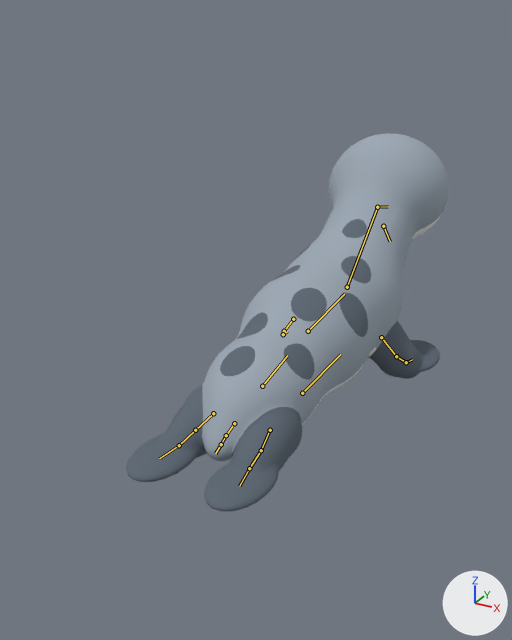
One commit to the glTF model art_sources/own/harbor_seal_LOD0.glb: the scene before it, then after it.
Rendered twice from a 50 mm camera at (0.663, -1.443, 0.901) aimed at (-0.075, -0.102, 0.23). Lighting does not change. The marker at lower right points along +X, +Y and +Z. The older version comes first. Both versions are drawn at frame 5 of the action 'attack'; the numbers are the values there. The bones that change, and the others that lie on the model, are drawn over the model as lines.

In view in the first picture: 'harbor_seal'.
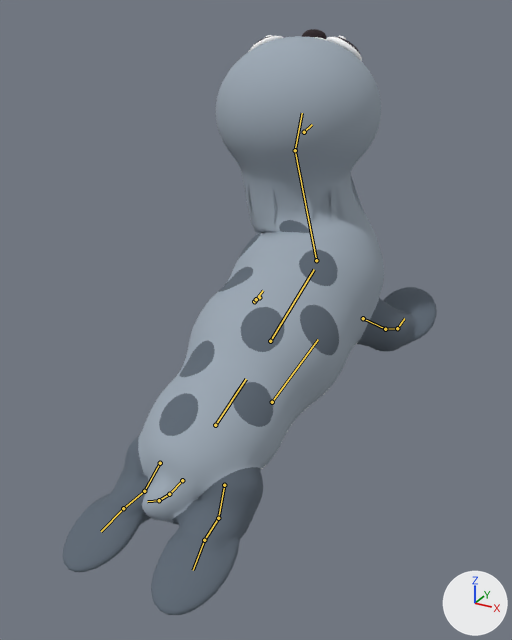
Pixel boxes (x1, y1, x2, y2) of what changed, in the pictures (512 x 640 px):
'harbor_seal', posed (16% wider, 55% taller)
    before: (126, 133, 449, 511)
    after: (62, 29, 437, 615)
bone 'root', root to tip
    before: (302, 393) to (340, 354)
    after: (272, 402) to (318, 339)
bone 'chest', root to tip
    before: (308, 331) to (344, 294)
    after: (270, 341) to (314, 269)
bone 'neck', root to tip
    before: (347, 287) to (377, 207)
    after: (316, 260) to (295, 150)
bone 'head', root to tip
    before: (377, 207) to (388, 206)
    after: (295, 150) to (302, 113)
bone 'jaw', root to tip
    before: (383, 226) to (390, 241)
    after: (304, 132) to (312, 124)
bone 'fl_upper.L', root to tip
    before: (293, 319) to (284, 331)
    after: (259, 297) to (254, 301)
bone 'fl_lower.L', root to tip
    before: (284, 331) to (283, 334)
    after: (254, 301) to (256, 299)
bone 'fl_upper.R', root to tip
    before: (381, 337) to (396, 356)
    after: (363, 318) to (385, 329)
bone 'fl_lower.R', root to tip
    before: (396, 356) to (406, 362)
    after: (385, 329) to (397, 328)
bone 'tail1', root to tip
    before: (234, 423) to (226, 435)
    after: (182, 480) to (169, 494)
bone 'tail2', root to tip
    before: (226, 435) to (221, 444)
    after: (169, 494) to (159, 500)
bone 'tail3', root to tip
    before: (221, 444) to (215, 453)
    after: (159, 500) to (147, 501)
bone 'hl_upper.L', root to tip
    before: (213, 413) to (195, 430)
    after: (160, 463) to (144, 491)
bone 'hl_lower.L', root to tip
    before: (195, 430) to (179, 445)
    after: (144, 491) to (123, 508)
bone 'hl_foot.L', root to tip
    before: (179, 445) to (159, 458)
    after: (123, 508) to (101, 531)
bone 'hl_upper.R', root to tip
    before: (270, 430) to (261, 450)
    after: (224, 485) to (218, 518)
bone 'hl_lower.R', root to tip
    before: (261, 450) to (249, 468)
    after: (218, 518) to (204, 540)
bone 'hl_foot.R', root to tip
    before: (249, 468) to (239, 486)
    after: (204, 540) to (193, 570)

The change in detail:
Bone 'root' (bone_root) moves from (0.0, 0.011, -0.002) to (0.0, -0.158, 0.058).
Bone 'root' (bone_root) turns from (0, 0, 0) to (12, 0, 0) degrees about its own x, y and z.
Bone 'root' (bone_root) is rescaled from (1.0, 1.0, 1.0) to (1.08, 1.05, 0.98).
Bone 'chest' (bone_chest) turns from (-2, 0, 0) to (6, 0, 0) degrees about its own x, y and z.
Bone 'neck' (bone_neck) turns from (-7, 0, 0) to (23, 0, 13) degrees about its own x, y and z.
Bone 'head' (bone_head) turns from (3, 0, 0) to (15, 15, 0) degrees about its own x, y and z.
Bone 'jaw' (bone_jaw) turns from (-19, 0, 0) to (-37, 0, 0) degrees about its own x, y and z.
Bone 'fl_upper.L' (bone_fl_upper_l) turns from (7, 0, 0) to (16, 0, 0) degrees about its own x, y and z.
Bone 'fl_lower.L' (bone_fl_lower_l) turns from (-3, 0, 0) to (-6, 0, 0) degrees about its own x, y and z.
Bone 'fl_upper.R' (bone_fl_upper_r) turns from (7, 0, 0) to (16, 0, 0) degrees about its own x, y and z.
Bone 'fl_lower.R' (bone_fl_lower_r) turns from (-3, 0, 0) to (-6, 0, 0) degrees about its own x, y and z.
Bone 'tail1' (bone_tail1) turns from (0, 0, 0) to (-15, 0, 7) degrees about its own x, y and z.
Bone 'tail2' (bone_tail2) turns from (0, 0, 0) to (-18, 0, 11) degrees about its own x, y and z.
Bone 'tail3' (bone_tail3) turns from (0, 0, 0) to (-21, 0, 14) degrees about its own x, y and z.
Bone 'hl_upper.L' (bone_hl_upper_l) turns from (-6, 0, 0) to (17, 0, 0) degrees about its own x, y and z.
Bone 'hl_lower.L' (bone_hl_lower_l) turns from (3, 0, 0) to (-36, 0, 0) degrees about its own x, y and z.
Bone 'hl_foot.L' (bone_hl_foot_l) turns from (0, 0, 0) to (22, 0, 0) degrees about its own x, y and z.
Bone 'hl_upper.R' (bone_hl_upper_r) turns from (-6, 0, 0) to (17, 0, 0) degrees about its own x, y and z.
Bone 'hl_lower.R' (bone_hl_lower_r) turns from (3, 0, 0) to (-36, 0, 0) degrees about its own x, y and z.
Bone 'hl_foot.R' (bone_hl_foot_r) turns from (0, 0, 0) to (22, 0, 0) degrees about its own x, y and z.
